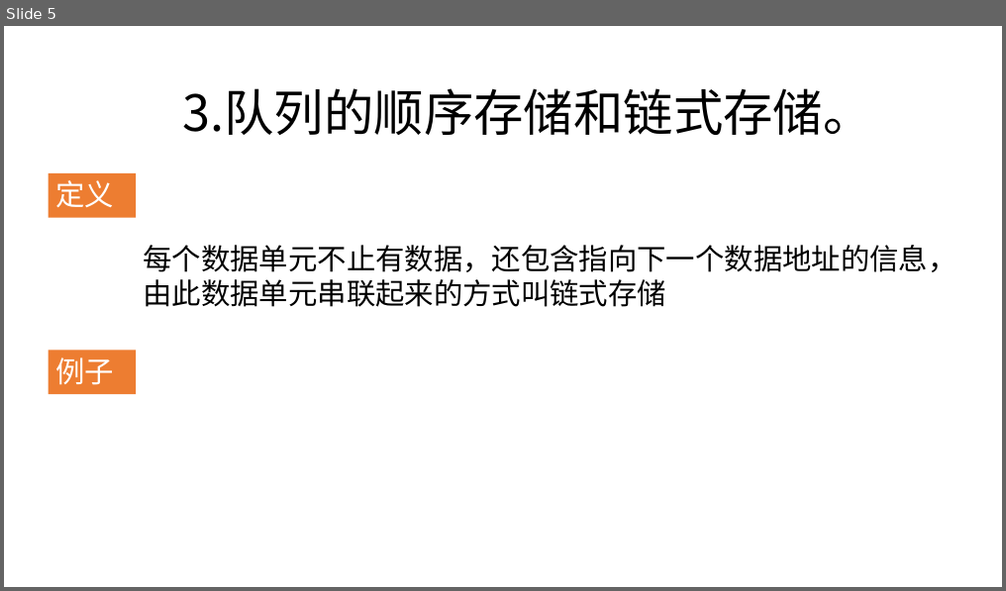
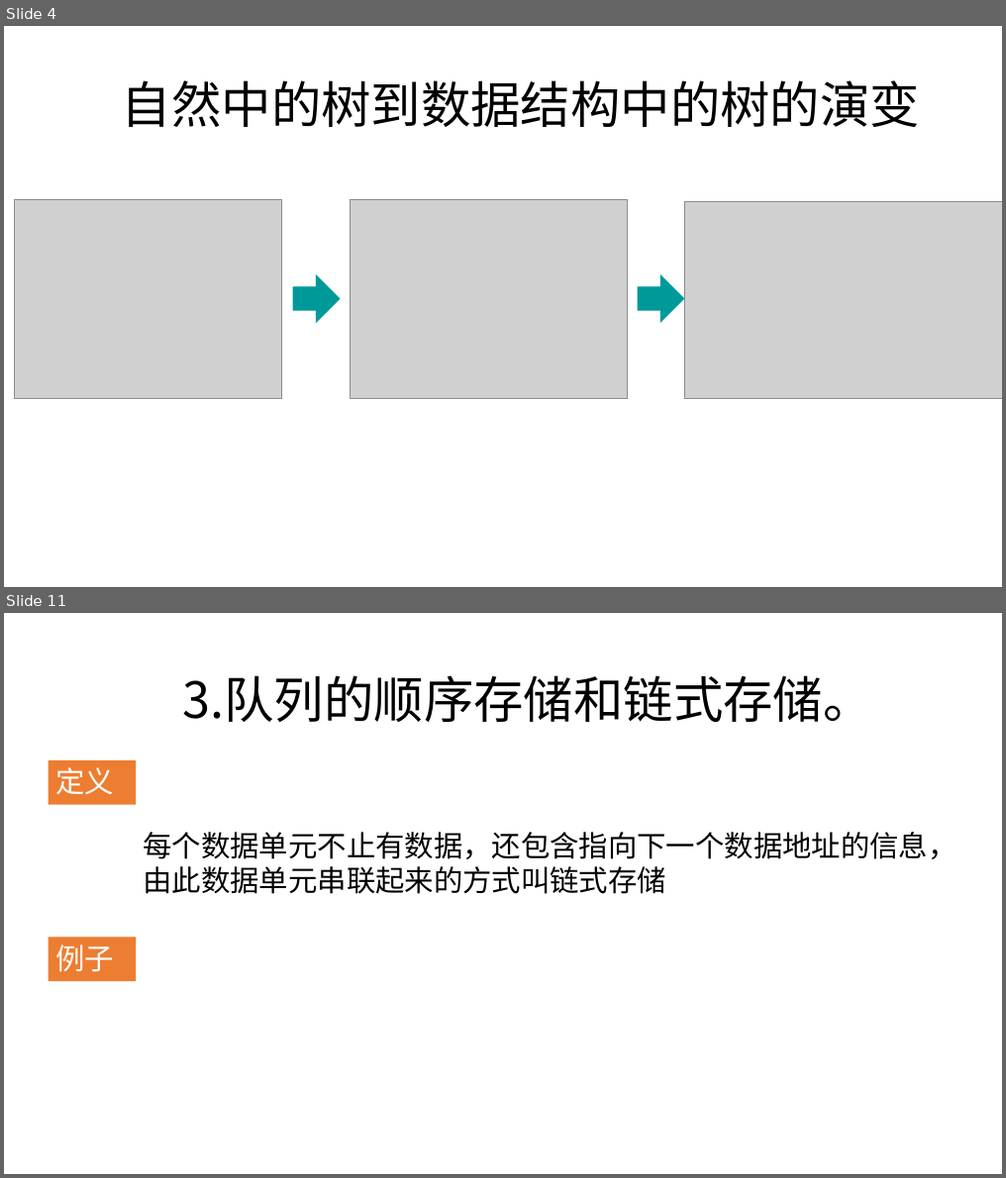
Before and after one commit to zjyesir/hmc_data_structure, a slide deck: ppt/6.树和二叉树.pptx. Shown one above the other, each under a label of ours: slide 5 before the commit, slides 4 and 11 after it; the slides between them are not shown. The pictures are 1006x591 and 1006x1178 pixels, drawn with LibreOffice and Linux fonts; fonts in the diff are those of the drawing; grey boxes stand for pictures; background and template pictures are left out. Boxes give left, top, right and bottom in pixels: in the first picture for what was removed or moved away, otherwise in the second. Text is boxed around its words. In the diff, an @@ line names an element or a change of style, - is before the commit and + after.

```diff
--- a/ppt/6.树和二叉树.pptx
+++ b/ppt/6.树和二叉树.pptx
@@ slide 4 added at box(4, 26, 1002, 587), background picture (left out) @@
@@ text added at box(122, 80, 920, 127), 48 pt, text #000000 @@
+自然中的树到数据结构中的树的演变
@@ picture added at box(14, 199, 282, 398) @@
@@ picture added at box(350, 199, 628, 398) @@
@@ picture added at box(685, 202, 1002, 399) @@
@@ right arrow added at box(293, 276, 340, 322), fill #009999, outline #009999 1 pt @@
@@ right arrow added at box(638, 276, 684, 322), fill #009999, outline #009999 1 pt @@
@@ what was slide 5 is now slide 11 @@
```
Also in this commit, not shown: 4 slides changed, 5 other slides added, 2 other files.
